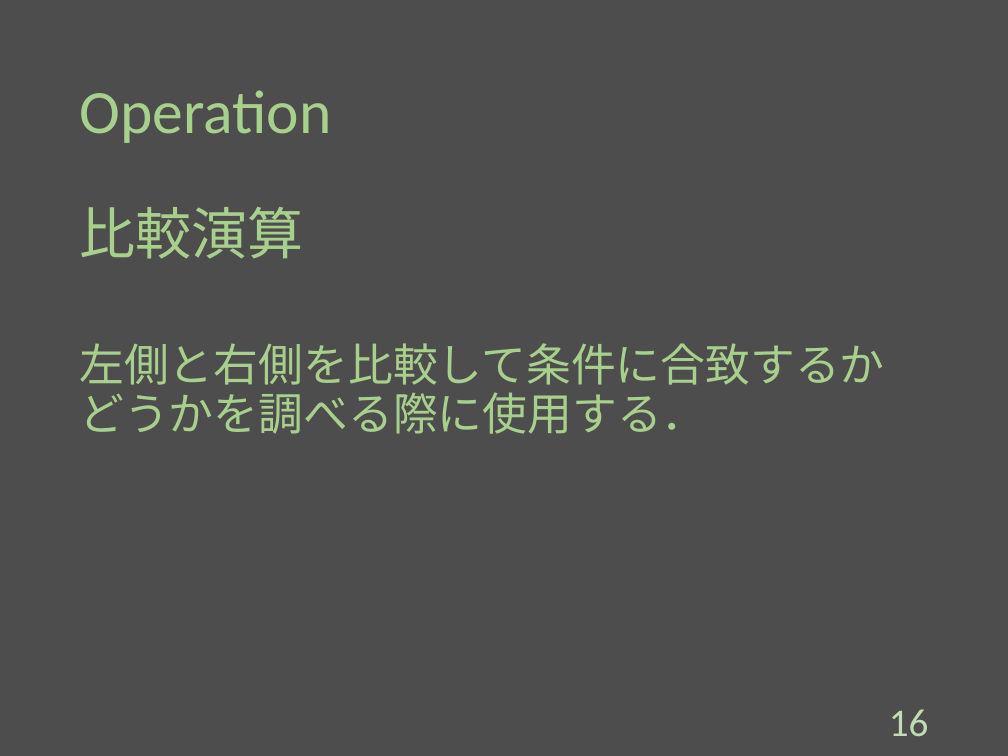
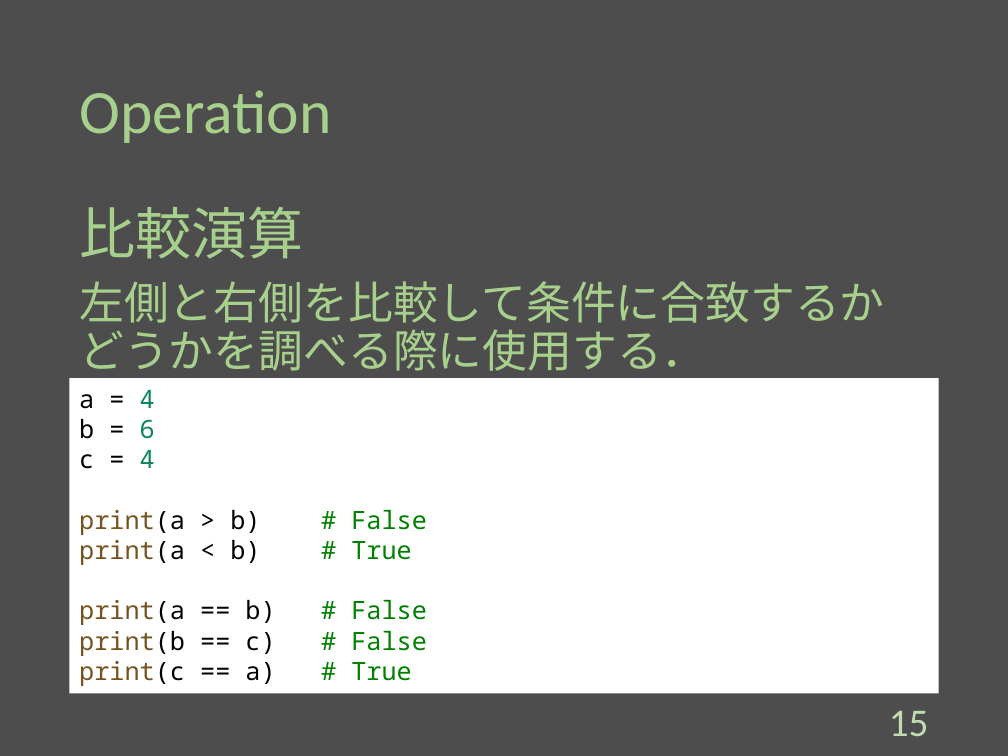
Before and after one commit to Melbeck777/program_seminar, a slide deck: slide 16 of ProgramSlide.pptx (slide 17 before the commit). Drawn at 1008x756 pixels with LibreOffice and Linux fonts; fonts in the diff are those of the drawing. Boxes give left, top, right and bottom in pixels: in the first picture for what was removed or moved away, otherwise in the second. Text is boxed around its words. In the diff, an @@ line names an element or a change of style, - is before the commit and + after.

```diff
--- a/ProgramSlide.pptx
+++ b/ProgramSlide.pptx
@@ text "比較演算" rewrapped from (79, 207, 884, 434) to (79, 207, 884, 379) @@
@@ rectangle added at (70, 378, 938, 694), fill #FFFFFF, 18 pt, text #000000 @@
+a = 4
+b = 6
+c = 4
+print(a > b) # False
+print(a < b) # True
+print(a == b) # False
+print(b == c) # False
+print(c == a) # True
@@ page number at (889, 711, 929, 736): text changed @@
-16
+15
```
Also in this commit, not shown: 15 other slides changed, 1 slide removed.
